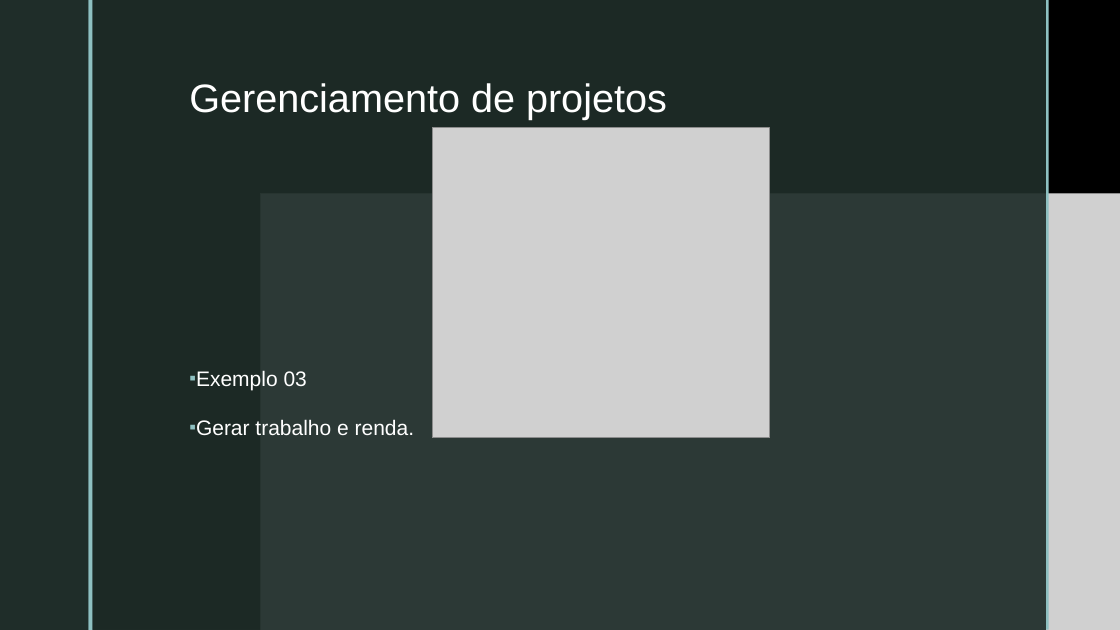
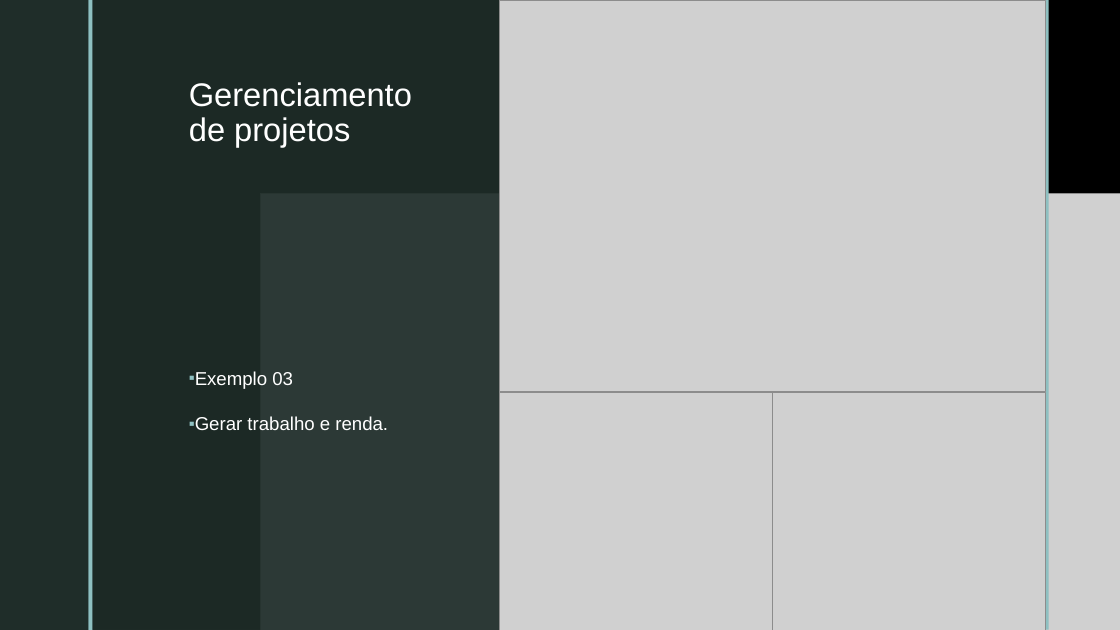
Before and after one commit to professorjar/gerenciamentodeprojetos, a slide deck: slide 5 of Gerenciamento de projetos.pptx. Drawn at 1120x630 pixels with LibreOffice and Linux fonts; fonts in the diff are those of the drawing; grey boxes stand for pictures; background and template pictures are left out. Boxes give left, top, right and bottom in pixels: in the first picture for what was removed or moved away, otherwise in the second. Text is boxed around its words. In the diff, an @@ line names an element or a change of style, - is before the commit and + after.

Commit message:
Novo projeto Diabetes
Novo projeto Diabetes

```diff
--- a/Gerenciamento de projetos.pptx
+++ b/Gerenciamento de projetos.pptx
@@ picture added at (500,0,1046,392) @@
@@ title "Gerenciamento de projetos" at (189,82,412,147): size 34 to 28 pt @@
@@ subtitle "Exemplo 03" at (195,371,388,430): size 18 to 16 pt @@
@@ picture added at (500,392,773,630) @@
@@ picture: place and size @@
-picture at (432,128,770,438)
+picture at (772,392,1046,630)
```
Also in this commit, not shown: 4 other slides changed, 1 slide removed.
